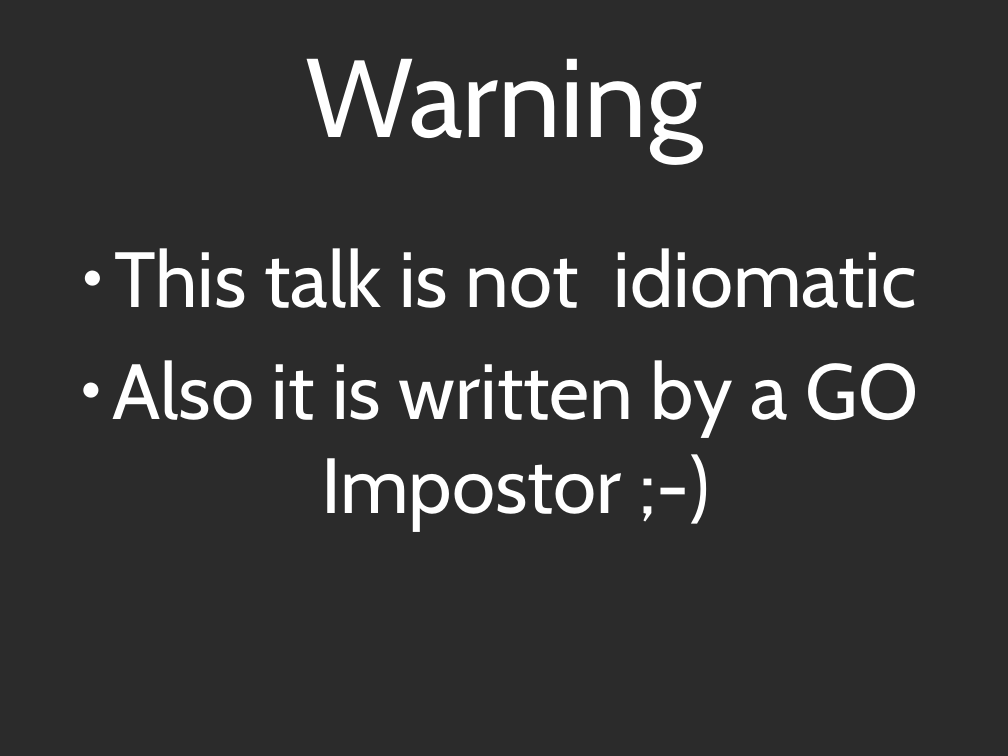
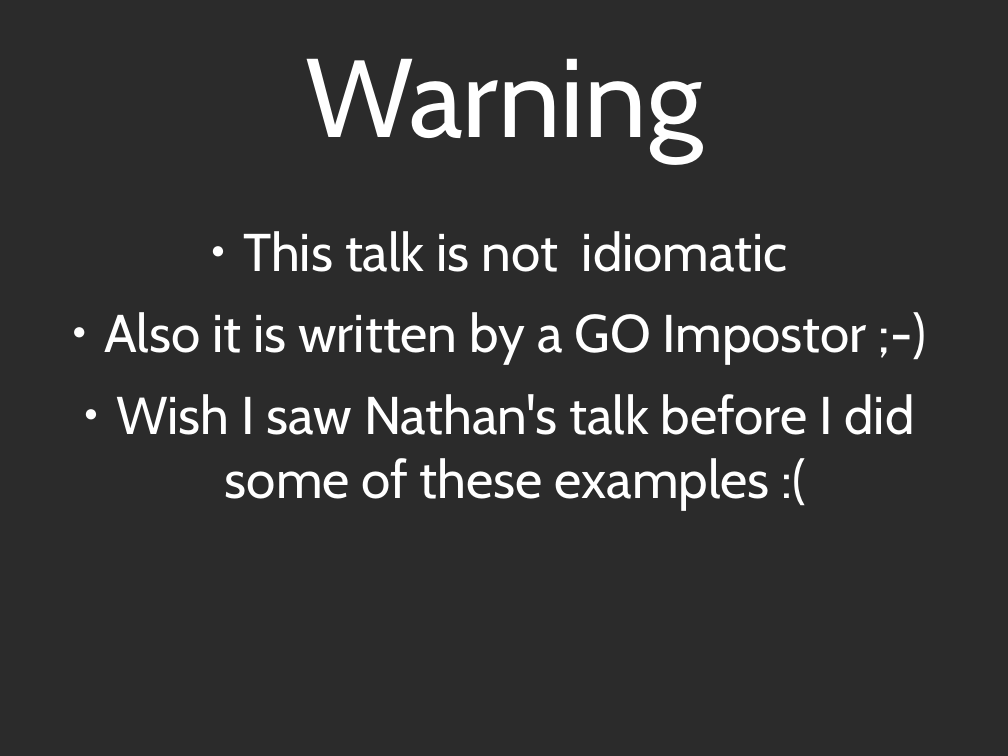
Before and after one commit to abramhindle/python-iteration-talk, a slide deck: slide 2 of iteration-talk-go.odp. Drawn at 1008x756 pixels with LibreOffice and Linux fonts; fonts in the diff are those of the drawing; background and template pictures are left out; a plain dark background stands for a picture behind light text. Boxes give left, top, right and bottom in pixels: in the first picture for what was removed or moved away, otherwise in the second. Text is boxed around its words. In the diff, an @@ line names an element or a change of style, - is before the commit and + after.

```diff
--- a/iteration-talk-go.odp
+++ b/iteration-talk-go.odp
@@ text at [104,231,867,365]: size 61.6 to 41.8 pt in "This talk is not idiomatic", "Also it is written by a GO ..." @@
@@ text at [116,394,915,510]: paragraph added @@
+● Wish I saw Nathan's talk before I did some of these examples :(
```
Also in this commit, not shown: 8 other slides changed, 12 slides added, 3 slides removed, 1 other file.
